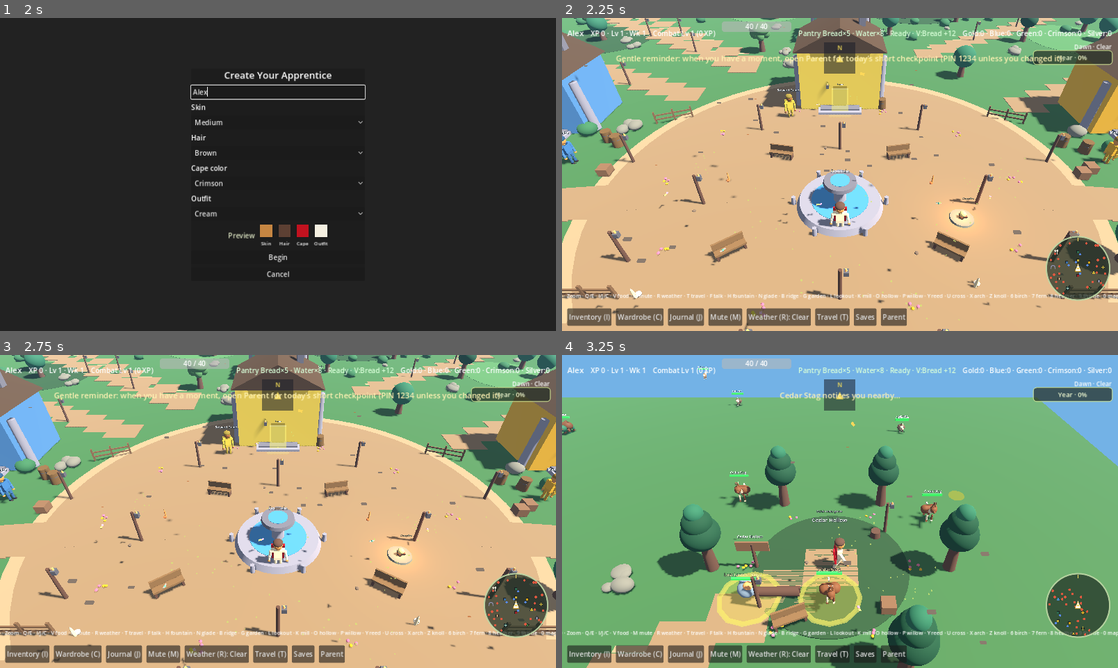
Above: before the commit, frames 1-4 (two rows, left to right).
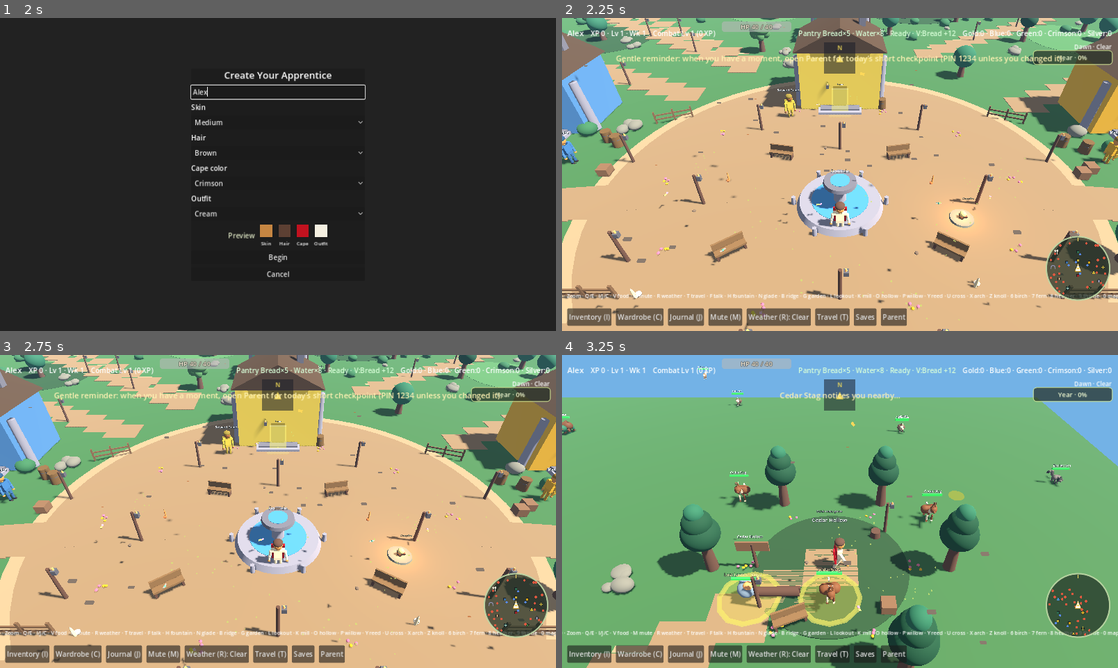
Above: after the commit, the same moments.

Repository: supertexxij/lumenstone-chronicles
Game: Godot game, scene res://scenes/main.tscn
Same seed, same stepped clock (60 frames per second), same inputs: the game is played once before the commit and once after it.
Inputs (mouse positions are in pixels of both pictures, inside the frame that each line leads up to):
- Up to frame 1 (2 s): click "New" at 0.5 s; click (278, 93) at 1.27 s; type "Alex" at 1.35 s
- Up to frame 2 (2.25 s): click "Begin" at 2 s
- Up to frame 3 (2.75 s): no input
- Up to frame 4 (3.25 s): tap Enter at 2.75 s; move the mouse to (962, 495) at 2.77 s; hold D (move_right) from 2.78 s (still down); tap O at 2.85 s; click (962, 495) at 2.92 s

Frame 1 is identical in both runs. In frame 2, less than 0.1% of the frame differs, in the area x 32-90%, y 1-88%; in frame 3, less than 0.1%; in frame 4, 0.2%, in the area x 32-95%, y 1-80%.

Commit message:
Wave 35 overnight: footstep pitch, HUD HP, dusk flicker, Elm Raccoon, parent help QoL

Diff:
--- a/data/enemies.json
+++ b/data/enemies.json
@@ -129,6 +129,19 @@
       "combat_xp": 60,
       "respawn_sec": 36.0,
       "description": "A sleek otter of the aspen wilds \u2014 lull it with a careful step!"
+    },
+    "elm_raccoon": {
+      "kind": "elm_raccoon",
+      "name": "Elm Raccoon",
+      "defeat_verb": "hushed",
+      "color": "#6b6560",
+      "accent": "#2a2a2a",
+      "max_hp": 80,
+      "damage": 13,
+      "accuracy": 0.5,
+      "combat_xp": 66,
+      "respawn_sec": 38.0,
+      "description": "A masked raccoon of the elm wilds \u2014 hush it with a careful step!"
     }
   },
   "spawns": [
@@ -419,6 +432,36 @@
       "kind": "aspen_otter",
       "x": -16,
       "z": -70
+    },
+    {
+      "id": "e49",
+      "kind": "elm_raccoon",
+      "x": -56,
+      "z": -32
+    },
+    {
+      "id": "e50",
+      "kind": "elm_raccoon",
+      "x": 54,
+      "z": -44
+    },
+    {
+      "id": "e51",
+      "kind": "elm_raccoon",
+      "x": -36,
+      "z": 54
+    },
+    {
+      "id": "e52",
+      "kind": "elm_raccoon",
+      "x": 58,
+      "z": 30
+    },
+    {
+      "id": "e53",
+      "kind": "elm_raccoon",
+      "x": -8,
+      "z": -72
     }
   ],
   "base_combat": {
--- a/project.godot
+++ b/project.godot
@@ -5,7 +5,7 @@
 
 config/name="Lumenstone Chronicles"
 config/description="Christian/creationist Grade 3 homeschool RPG — RuneScape-style open village with guild learning quests."
-config/version="1.34.0"
+config/version="1.35.0"
 run/main_scene="res://scenes/main.tscn"
 config/features=PackedStringArray("4.3", "Forward Plus")
 config/icon="res://icon.svg"
--- a/scripts/autoload/audio_bus.gd
+++ b/scripts/autoload/audio_bus.gd
@@ -182,7 +182,20 @@
 	if _foot_cooldown > 0.0:
 		return
 	_foot_cooldown = 0.32
-	_play("foot", -16.0)
+	# Wave 35: soft footstep pitch variety — gentle left/right feel, not a single thud
+	_play_foot_varied(-16.0)
+
+func _play_foot_varied(vol_db: float) -> void:
+	if GameState.muted:
+		return
+	var p: AudioStreamPlayer = _players.get("foot")
+	if p == null:
+		return
+	p.stream = _streams.get("foot")
+	p.volume_db = vol_db
+	# Wider wholesome pitch band than generic SFX (still soft)
+	p.pitch_scale = randf_range(0.88, 1.14)
+	p.play()
 
 func _play(kind: String, vol_db: float) -> void:
 	if GameState.muted:
--- a/scripts/characters/creature_builder.gd
+++ b/scripts/characters/creature_builder.gd
@@ -91,6 +91,8 @@
 			_build_squirrel(bob)
 		"aspen_otter":
 			_build_otter(bob)
+		"elm_raccoon":
+			_build_raccoon(bob)
 		_:
 			_build_wisp(bob)
 	return bob
@@ -377,3 +379,41 @@
 		bob.add_child(leg)
 		_mi(_capsule(0.045, 0.20), Vector3(0, -0.03, 0), leg, "Thigh")
 		_mi(_box(Vector3(0.08, 0.04, 0.12)), Vector3(0, -0.16, 0.02), leg, "Paw")
+
+static func _build_raccoon(bob: Node3D) -> void:
+	## Masked elm-wilds raccoon — face stripe mask, ringed bushy tail (distinct from otter/squirrel/fox).
+	var body := _mi(_capsule(0.18, 0.62), Vector3(0, 0.40, 0), bob, "Body")
+	body.rotation_degrees = Vector3(0, 0, 90)
+	_mi(_sphere(0.16), Vector3(0, 0.46, 0.36), bob, "Head")
+	_mi(_sphere(0.07), Vector3(0, 0.42, 0.50), bob, "Snout")
+	# Soft cheek pads
+	_mi(_sphere(0.055), Vector3(-0.10, 0.44, 0.38), bob, "CheekL")
+	_mi(_sphere(0.055), Vector3(0.10, 0.44, 0.38), bob, "CheekR")
+	# Dark face mask band (accent-colored)
+	_mi(_box(Vector3(0.28, 0.10, 0.06)), Vector3(0, 0.50, 0.48), bob, "Mask")
+	# Rounded ears
+	_mi(_sphere(0.06), Vector3(-0.10, 0.60, 0.30), bob, "EarL")
+	_mi(_sphere(0.06), Vector3(0.10, 0.60, 0.30), bob, "EarR")
+	# Ringed bushy tail
+	var tail := Node3D.new()
+	tail.name = "Tail"
+	tail.position = Vector3(0, 0.42, -0.34)
+	tail.rotation_degrees = Vector3(-28, 0, 0)
+	bob.add_child(tail)
+	_mi(_capsule(0.09, 0.42), Vector3(0, 0.10, -0.10), tail, "TailMain")
+	_mi(_sphere(0.10), Vector3(0, 0.18, -0.30), tail, "Ring1")
+	_mi(_sphere(0.085), Vector3(0, 0.14, -0.42), tail, "Ring2")
+	_mi(_sphere(0.07), Vector3(0, 0.10, -0.52), tail, "TailTip")
+	# Four short legs
+	for info in [
+		["FL", Vector3(-0.11, 0.22, 0.18)],
+		["FR", Vector3(0.11, 0.22, 0.18)],
+		["BL", Vector3(-0.11, 0.22, -0.16)],
+		["BR", Vector3(0.11, 0.22, -0.16)],
+	]:
+		var leg := Node3D.new()
+		leg.name = "Leg" + str(info[0])
+		leg.position = info[1]
+		bob.add_child(leg)
+		_mi(_capsule(0.045, 0.22), Vector3(0, -0.04, 0), leg, "Thigh")
+		_mi(_box(Vector3(0.08, 0.04, 0.11)), Vector3(0, -0.18, 0.02), leg, "Paw")
--- a/scripts/ui/hud.gd
+++ b/scripts/ui/hud.gd
@@ -101,8 +101,21 @@
 func set_hp(cur: int, mx: int) -> void:
 	hp_bar.max_value = mx
 	hp_bar.value = cur
-	hp_bar.get_node("HpText").text = "%d / %d" % [cur, mx]
+	var hp_txt: Label = hp_bar.get_node("HpText")
+	_ensure_clear_hp_text(hp_txt)
+	# Wave 35: clearer combat HP number — bold "HP N / M" on the bar
+	hp_txt.text = "HP %d / %d" % [cur, mx]
 	_update_hurt_vignette(cur, mx)
+
+func _ensure_clear_hp_text(hp_txt: Label) -> void:
+	## Wave 35: larger cream HP digits with soft outline so combat HP reads at a glance.
+	if hp_txt == null or hp_txt.has_meta("wave35_hp_styled"):
+		return
+	hp_txt.add_theme_font_size_override("font_size", 15)
+	hp_txt.add_theme_color_override("font_color", Color(1.0, 0.96, 0.88, 1.0))
+	hp_txt.add_theme_color_override("font_outline_color", Color(0.12, 0.1, 0.08, 0.85))
+	hp_txt.add_theme_constant_override("outline_size", 3)
+	hp_txt.set_meta("wave35_hp_styled", true)
 
 func _process(delta: float) -> void:
 	if _def_flash_t > 0.0:
--- a/scripts/ui/parent_panel.gd
+++ b/scripts/ui/parent_panel.gd
@@ -125,20 +125,22 @@
 	var help_title: Label = content.get_node_or_null("HelpTitle")
 	if help_title:
 		if help.is_empty():
-			help_title.text = "Needs Help — none right now"
+			help_title.text = "Needs Help — all clear right now ★"
 		else:
-			help_title.text = "Needs Help — %d item%s (lowest scores first)" % [help.size(), "" if help.size() == 1 else "s"]
+			help_title.text = "Needs Help — %d item%s (WEEK · GUILD first)" % [help.size(), "" if help.size() == 1 else "s"]
 	if help.is_empty():
-		help_list.add_item("No needs-help items — great work!")
+		# Wave 35: warmer empty-state encouragement (PIN stays 1234; mastery ≥80%)
+		help_list.add_item("All clear — wonderful work together! Check back after the next lesson.")
 	else:
 		help.sort_custom(func(a, b): return float(a.get("percent", 0)) < float(b.get("percent", 0)))
 		for h in help:
 			var q: Dictionary = QuestDB.get_quest(str(h.get("quest_id", "")))
 			var week_n: int = int(q.get("week", 0))
 			var guild: String = str(q.get("guild", ""))
-			var guild_short: String = str(GameState.GUILDS.get(guild, {}).get("short", guild))
+			var guild_short: String = str(GameState.GUILDS.get(guild, {}).get("short", guild)).to_upper()
 			var pct: int = int(float(h.get("percent", 0)) * 100)
-			var line: String = "Wk %d · %s · %s — %d/%d (%d%%) — needs practice" % [
+			# Wave 35: week + guild read more boldly (ItemList has no BBCode)
+			var line: String = "▶ WEEK %d · %s  ·  %s — %d/%d (%d%%) — needs practice" % [
 				week_n, guild_short, h.get("title", h.get("quest_id", "?")),
 				int(h.get("correct", 0)), int(h.get("total", 0)), pct
 			]
--- a/scripts/world/enemy.gd
+++ b/scripts/world/enemy.gd
@@ -79,6 +79,9 @@
 		"aspen_otter":
 			if label: label.position.y = 1.35
 			hp_bar.position.y = 1.1
+		"elm_raccoon":
+			if label: label.position.y = 1.4
+			hp_bar.position.y = 1.15
 		"shadow_moth":
 			if label: label.position.y = 1.9
 			hp_bar.position.y = 1.6
@@ -390,6 +393,14 @@
 			if ot_tail:
 				ot_tail.rotation.y = sin(t * 0.85) * 0.18
 				ot_tail.rotation.x = deg_to_rad(-18) + sin(t * 0.6) * 0.06
+		"elm_raccoon":
+			# Soft trundle bob — ringed tail sways (Wave 35)
+			creature_bob.position.y = abs(sin(t * 0.75)) * 0.03
+			creature_bob.rotation.y = sin(t * 0.42) * 0.11
+			var rc_tail := creature_bob.get_node_or_null("Tail")
+			if rc_tail:
+				rc_tail.rotation.y = sin(t * 0.9) * 0.2
+				rc_tail.rotation.x = deg_to_rad(-28) + sin(t * 0.65) * 0.07
 		"dust_golem":
 			creature_bob.position.y = sin(t * 0.6) * 0.03
 			var la := creature_bob.get_node_or_null("LArm")
--- a/scripts/world/world.gd
+++ b/scripts/world/world.gd
@@ -977,16 +977,25 @@
 
 func _update_village_dusk_lamps(dayness: float) -> void:
 	## Wave 28: village lamp posts warm up as dusk falls (RuneScape-chunky, wholesome).
+	## Wave 35: soft dusk lamp flicker — gentle irregular glow, not a strobe.
 	if _village_lamp_lights.is_empty():
 		return
 	var dusk: float = clampf((0.58 - dayness) / 0.30, 0.0, 1.0)
-	var pulse: float = 0.92 + 0.08 * abs(sin(float(Time.get_ticks_msec()) * 0.0022))
-	var energy: float = dusk * 1.55 * pulse
+	var t_ms: float = float(Time.get_ticks_msec())
+	var pulse: float = 0.92 + 0.08 * abs(sin(t_ms * 0.0022))
+	# Soft irregular flicker layered on the slow pulse
+	var flicker: float = 1.0 + 0.06 * sin(t_ms * 0.011) + 0.04 * sin(t_ms * 0.027 + 1.7)
+	var energy: float = dusk * 1.55 * pulse * clampf(flicker, 0.88, 1.12)
+	var i: int = 0
 	for light in _village_lamp_lights:
 		if light == null or not is_instance_valid(light):
 			continue
-		light.light_energy = energy
-		light.visible = energy > 0.04
+		# Tiny per-lamp phase so posts don't blink in lockstep
+		var phase: float = 1.0 + 0.035 * sin(t_ms * 0.019 + float(i) * 1.3)
+		var e: float = energy * clampf(phase, 0.9, 1.1)
+		light.light_energy = e
+		light.visible = e > 0.04
+		i += 1
 
 func _build_interiors() -> void:
 	## Simple enterable guild-hall volumes: walk into the door, teleport to a cozy interior.
--- a/tools/smoke_check.gd
+++ b/tools/smoke_check.gd
@@ -245,5 +245,14 @@
 	print("PIN_STILL_1234_W34", "const DEFAULT_PIN := \"1234\"" in FileAccess.get_file_as_string("res://scripts/autoload/game_state.gd") or 'DEFAULT_PIN := "1234"' in FileAccess.get_file_as_string("res://scripts/autoload/game_state.gd"))
 	print("MASTERY_80_W34", "MASTERY_PCT := 0.8" in FileAccess.get_file_as_string("res://scripts/autoload/game_state.gd") or "0.8" in FileAccess.get_file_as_string("res://scripts/autoload/game_state.gd"))
 	print("NO_DAY_CASH_W34", "day_cash" not in FileAccess.get_file_as_string("res://scripts/ui/hud.gd").to_lower() and "Day Cash" not in FileAccess.get_file_as_string("res://scripts/ui/hud.gd"))
+	print("VERSION_135", 'config/version="1.35.0"' in FileAccess.get_file_as_string("res://project.godot"))
+	print("ELM_RACCOON", '"elm_raccoon"' in FileAccess.get_file_as_string("res://data/enemies.json") and "static func _build_raccoon" in FileAccess.get_file_as_string("res://scripts/characters/creature_builder.gd") and '"id": "e53"' in FileAccess.get_file_as_string("res://data/enemies.json"))
+	print("FOOT_PITCH", "_play_foot_varied" in FileAccess.get_file_as_string("res://scripts/autoload/audio_bus.gd") and "Wave 35" in FileAccess.get_file_as_string("res://scripts/autoload/audio_bus.gd"))
+	print("HUD_HP_CLEAR", "HP %d / %d" in FileAccess.get_file_as_string("res://scripts/ui/hud.gd") and "_ensure_clear_hp_text" in FileAccess.get_file_as_string("res://scripts/ui/hud.gd"))
+	print("DUSK_FLICKER", "Wave 35: soft dusk lamp flicker" in FileAccess.get_file_as_string("res://scripts/world/world.gd"))
+	print("PARENT_HELP_BOLD", "WEEK %d" in FileAccess.get_file_as_string("res://scripts/ui/parent_panel.gd") and "All clear — wonderful work together" in FileAccess.get_file_as_string("res://scripts/ui/parent_panel.gd"))
+	print("PIN_STILL_1234_W35", "const DEFAULT_PIN := \"1234\"" in FileAccess.get_file_as_string("res://scripts/autoload/game_state.gd") or 'DEFAULT_PIN := "1234"' in FileAccess.get_file_as_string("res://scripts/autoload/game_state.gd"))
+	print("MASTERY_80_W35", "MASTERY_PCT := 0.8" in FileAccess.get_file_as_string("res://scripts/autoload/game_state.gd") or "0.8" in FileAccess.get_file_as_string("res://scripts/autoload/game_state.gd"))
+	print("NO_DAY_CASH_W35", "day_cash" not in FileAccess.get_file_as_string("res://scripts/ui/hud.gd").to_lower() and "Day Cash" not in FileAccess.get_file_as_string("res://scripts/ui/hud.gd"))
 	print("CHECK_OK")
 	quit(0)
--- a/tools/world_smoke.gd
+++ b/tools/world_smoke.gd
@@ -47,6 +47,7 @@
 	var foxes := 0
 	var hares := 0
 	var squirrels := 0
+	var raccoons := 0
 	for foe in root.get_tree().get_nodes_in_group("enemies"):
 		if str(foe.get("kind")) == "moss_badger":
 			badgers += 1
@@ -58,12 +59,15 @@
 			hares += 1
 		if str(foe.get("kind")) == "birch_squirrel":
 			squirrels += 1
+		if str(foe.get("kind")) == "elm_raccoon":
+			raccoons += 1
 	print("ENEMIES", root.get_tree().get_nodes_in_group("enemies").size())
 	print("BADGERS", badgers)
 	print("STAGS", stags)
 	print("FOXES", foxes)
 	print("HARES", hares)
 	print("SQUIRRELS", squirrels)
+	print("RACCOONS", raccoons)
 	print("STATIC", world.static_world.get_child_count() if world else -1)
 	print("INTERIORS", world.get_node_or_null("Interiors") != null if world else false)
 	print("GLADE", world.static_world.get_node_or_null("LanternGlade") != null if world else false)
@@ -203,5 +207,11 @@
 	print("WIND_WHOOSH_SRC", "set_wind_audio" in FileAccess.get_file_as_string("res://scripts/autoload/audio_bus.gd"))
 	print("LAST_TRAVEL_SRC", "last_travel_label" in FileAccess.get_file_as_string("res://scripts/autoload/game_state.gd"))
 	print("VERSION_134_SRC", 'config/version="1.34.0"' in FileAccess.get_file_as_string("res://project.godot"))
+	print("ELM_RACCOON_SRC", '"elm_raccoon"' in FileAccess.get_file_as_string("res://data/enemies.json"))
+	print("FOOT_PITCH_SRC", "_play_foot_varied" in FileAccess.get_file_as_string("res://scripts/autoload/audio_bus.gd"))
+	print("HUD_HP_CLEAR_SRC", "_ensure_clear_hp_text" in FileAccess.get_file_as_string("res://scripts/ui/hud.gd"))
+	print("DUSK_FLICKER_SRC", "Wave 35: soft dusk lamp flicker" in FileAccess.get_file_as_string("res://scripts/world/world.gd"))
+	print("PARENT_HELP_BOLD_SRC", "WEEK %d" in FileAccess.get_file_as_string("res://scripts/ui/parent_panel.gd"))
+	print("VERSION_135_SRC", 'config/version="1.35.0"' in FileAccess.get_file_as_string("res://project.godot"))
 	print("WORLD_SMOKE_OK")
 	quit(0)
Not shown, changed: README.md
